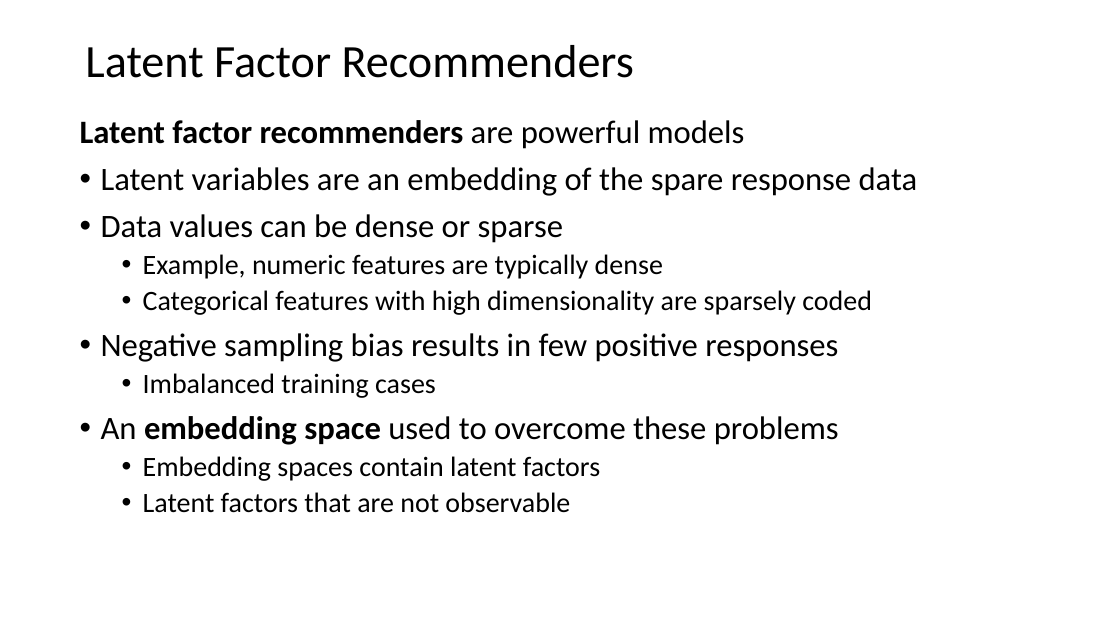
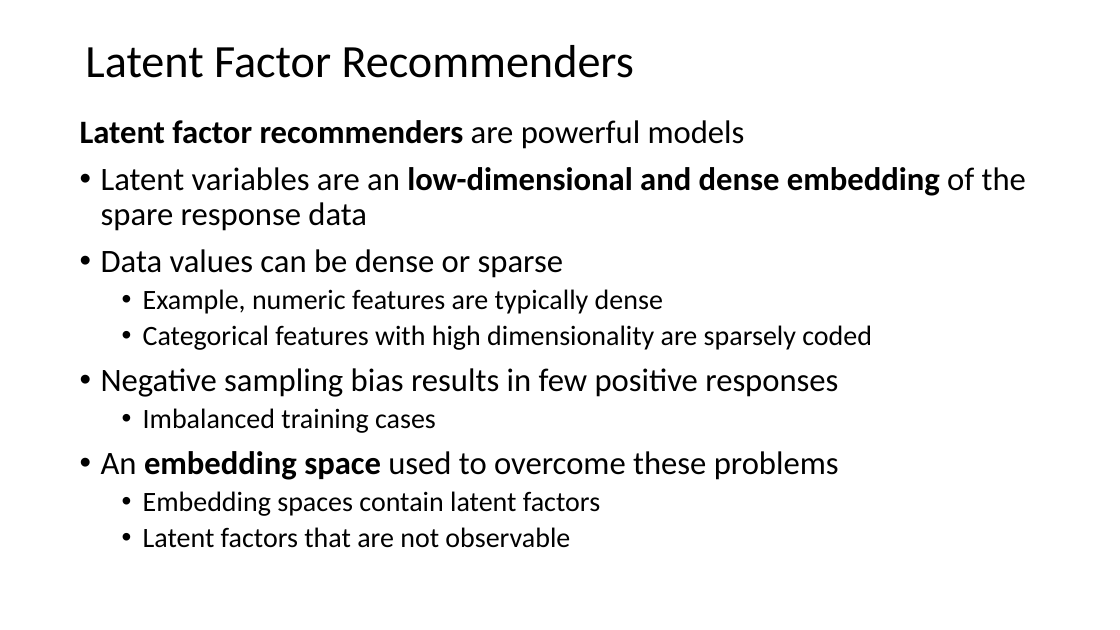
Before and after one commit to tenevian/Harvard-SSP-Data-Mining, a slide deck: slide 49 of slides/7_RecommenderSystems.pptx (slide 48 before the commit). Drawn at 1120x630 pixels with LibreOffice and Linux fonts; fonts in the diff are those of the drawing. Boxes give left, top, right and bottom in pixels: in the first picture for what was removed or moved away, otherwise in the second. Text is boxed around its words. In the diff, an @@ line names an element or a change of style, - is before the commit and + after.

```diff
--- a/slides/7_RecommenderSystems.pptx
+++ b/slides/7_RecommenderSystems.pptx
@@ text at [101, 167, 1026, 231]: text changed @@
-• Latent variables are an embedding of the spare response data
+• Latent variables are an low-dimensional and dense embedding of the spare response data
```
Also in this commit, not shown: 12 other slides changed, 3 slides added.
